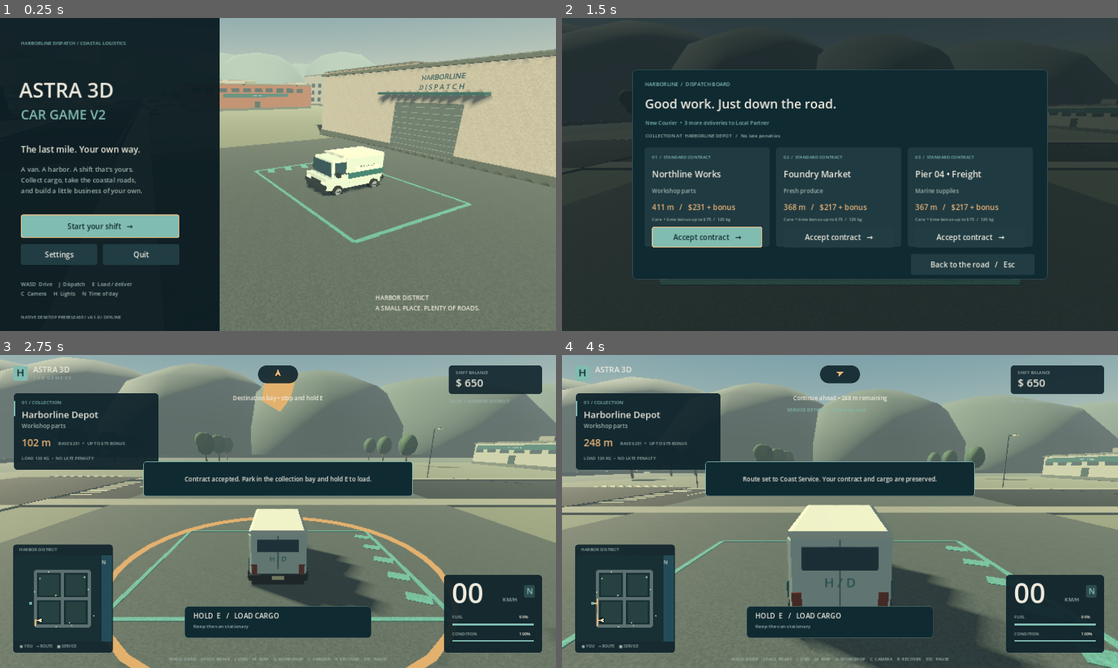
Above: before the commit, frames 1-4 (two rows, left to right).
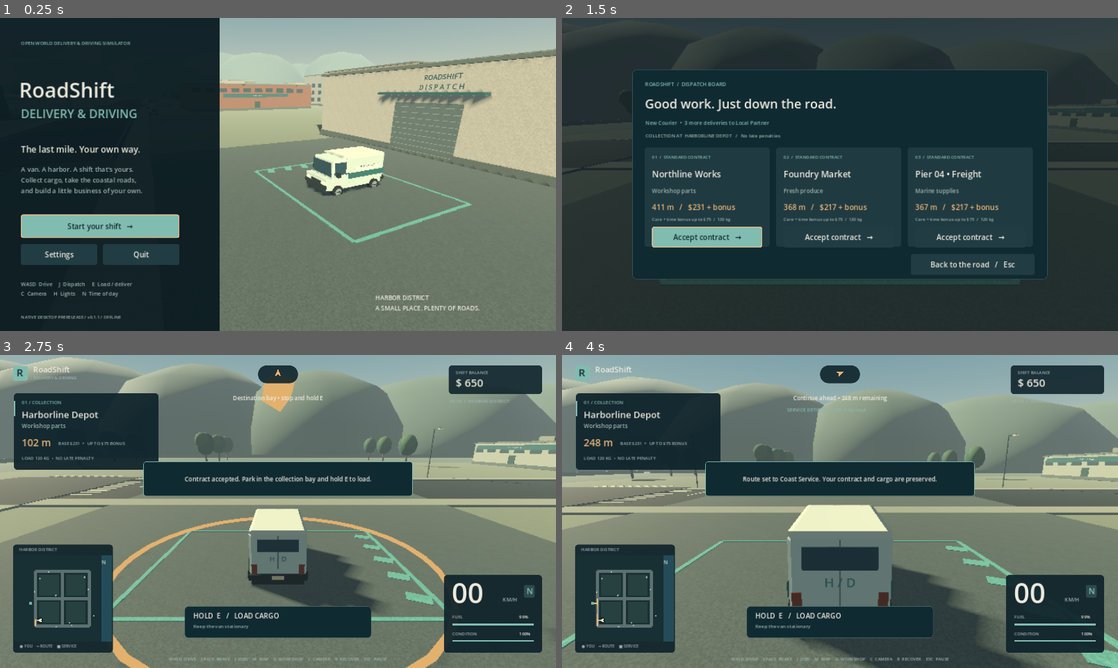
Above: after the commit, the same moments.

Repository: hussnainahmedd/astra-3d-car-game-v2
Game: Godot game, scene res://scenes/main.tscn
Same seed, same stepped clock (60 frames per second), same inputs: the game is played once before the commit and once after it.
Inputs (mouse positions are in pixels of both pictures, inside the frame that each line leads up to):
- Up to frame 1 (0.25 s): no input
- Up to frame 2 (1.5 s): click "Start your shift →" at 0.5 s; tap J (dispatch) at 1.25 s; move the mouse to (962, 158) at 1.27 s; hold D (steer_right) from 1.28 s (still down); hold J (dispatch) from 1.28 s (still down); click (962, 158) at 1.42 s
- Up to frame 3 (2.75 s): tap G (workshop) at 1.52 s; release D (steer_right) at 2 s; release J (dispatch) at 2 s; click "Accept contract →" at 2 s
- Up to frame 4 (4 s): move the mouse to (728, 527) at 2.77 s; hold S (brake) 2.78-3.5 s; tap C (camera) at 2.85 s; tap G (workshop) at 3.02 s; tap J (dispatch) at 3.05 s; click "Set service route" at 3.5 s

The runs differ from the first frame. In frame 1, 1.2% of the frame differs, in the area x 3-84%, y 7-96%; in frame 2, 0.1%; in frame 3, less than 0.1%; in frame 4, less than 0.1%.

Commit message:
Rebrand game as RoadShift and update project documentation

Diff:
--- a/assets/icon.svg
+++ b/assets/icon.svg
@@ -1 +1 @@
-<svg xmlns="http://www.w3.org/2000/svg" width="128" height="128" viewBox="0 0 128 128"><rect width="128" height="128" rx="26" fill="#102b33"/><path d="M26 29h19v27h38V29h19v70H83V73H45v26H26z" fill="#e8eadc"/><path d="M54 88h20v11H54z" fill="#e8a15b"/><path d="M55 29h18v11H55z" fill="#65b7ad"/></svg>
+<svg xmlns="http://www.w3.org/2000/svg" width="128" height="128" viewBox="0 0 128 128"><title>RoadShift</title><rect width="128" height="128" rx="26" fill="#102b33"/><path d="M29 29h39c20 0 31 10 31 26 0 12-6 20-17 24l21 20H78L57 78h-9v21H29zm19 17v16h20c8 0 12-2 12-8s-4-8-12-8z" fill="#e8eadc"/><path d="M52 88h16v11H52z" fill="#e8a15b"/><path d="M53 29h18v9H53z" fill="#65b7ad"/></svg>
--- a/project.godot
+++ b/project.godot
@@ -1,9 +1,10 @@
-; Astra 3D Car Game V2 — native desktop driving and delivery game.
+; RoadShift — Open World Delivery & Driving Simulator.
 config_version=5
 
 [application]
-config/name="Astra 3D Car Game V2"
-config/version="0.1.0"
+config/name="RoadShift"
+config/description="RoadShift — Open World Delivery & Driving Simulator"
+config/version="0.1.1"
 ; Preserve the existing development profile when changing the product name.
 config/use_custom_user_dir=true
 config/custom_user_dir_name="godot/app_userdata/Harborline Dispatch"
--- a/qa/playtest.gd
+++ b/qa/playtest.gd
@@ -187,7 +187,7 @@
 	for i in game.traffic.cars.size():
 		if game.traffic.cars[i].body.position.distance_to(traffic_positions[i]) > 15:
 			ai_moved = true
-	check("AI traffic circulates through the district", ai_moved)
+	check("Traffic circulates through the district", ai_moved)
 	await test_loading_bay_access()
 	await test_traffic_rules()
 	game.vehicle.recover(HarborDistrict.SPAWN, PI / 2)
--- a/scripts/ui/game_ui.gd
+++ b/scripts/ui/game_ui.gd
@@ -96,9 +96,9 @@
 	var progress: ProgressStore = game.progress
 	var missions: DeliveryManager = game.missions
 	_box(hud, Rect2(30, 25, 34, 34), MINT, 5)
-	_text("H", Vector2(38, 25), 24, INK)
-	_text("ASTRA 3D", Vector2(76, 22), 18)
-	_text("C A R  G A M E  V 2", Vector2(77, 46), 10, MUTED)
+	_text("R", Vector2(38, 25), 24, INK)
+	_text("RoadShift", Vector2(76, 22), 18)
+	_text("DELIVERY & DRIVING", Vector2(77, 46), 10, MUTED)
 	_box(hud, Rect2(w - 247, 24, 215, 66), Color(0.06, 0.14, 0.17, 0.9), 8)
 	_text("SHIFT BALANCE", Vector2(w - 231, 34), 10, MUTED)
 	_text("$ %s" % _money(progress.money), Vector2(w - 231, 48), 25)
@@ -295,9 +295,9 @@
 	background.set_anchors_and_offsets_preset(Control.PRESET_LEFT_WIDE)
 	background.offset_right = 506
 	menu.add_child(background)
-	_label(menu, "HARBORLINE DISPATCH / COASTAL LOGISTICS", Vector2(48, 49), Vector2(415, 30), 11, MINT)
-	_label(menu, "ASTRA 3D", Vector2(44, 133), Vector2(440, 65), 47)
-	_label(menu, "CAR GAME V2", Vector2(48, 200), Vector2(410, 50), 30, MINT)
+	_label(menu, "OPEN WORLD DELIVERY & DRIVING SIMULATOR", Vector2(48, 49), Vector2(415, 30), 11, MINT)
+	_label(menu, "RoadShift", Vector2(44, 133), Vector2(440, 65), 47)
+	_label(menu, "DELIVERY & DRIVING", Vector2(48, 200), Vector2(410, 50), 27, MINT)
 	_label(menu, "The last mile. Your own way.", Vector2(48, 288), Vector2(410, 35), 20)
 	_label(menu, "A van. A harbor. A shift that's yours.\nCollect cargo, take the coastal roads,\nand build a little business of your own.", Vector2(48, 337), Vector2(405, 80), 15, MUTED)
 	_button(menu, "Continue shift   →" if game.progress.has_progress else "Start your shift   →", Vector2(48, 452), Vector2(365, 54), game.start_game, true)
@@ -332,7 +332,7 @@
 	screen = "jobs"
 	_backdrop()
 	var panel = _panel((root.size - Vector2(956, 482)) / 2, Vector2(956, 482))
-	_label(panel, "HARBORLINE  /  DISPATCH BOARD", Vector2(29, 24), Vector2(800, 25), 12, MINT)
+	_label(panel, "ROADSHIFT  /  DISPATCH BOARD", Vector2(29, 24), Vector2(800, 25), 12, MINT)
 	_label(panel, "Good work. Just down the road.", Vector2(29, 57), Vector2(800, 46), 29)
 	_label(panel, "%s  •  %s" % [CourierCareer.rank_name(game.progress.completed), CourierCareer.next_goal(game.progress.completed)], Vector2(30, 113), Vector2(885, 27), 12, MINT)
 	if not game.missions.job.is_empty():
--- a/scripts/world/district.gd
+++ b/scripts/world/district.gd
@@ -159,7 +159,7 @@
 	for i in 9:
 		batch.box(Vector3(-89.16, 0.5 + i * 0.48, 116), Vector3(0.04, 0.035, 5.9), Color("9ea8a0"))
 	batch.box(Vector3(-89.5, 5.45, 116), Vector3(0.8, 0.2, 9), TEAL)
-	Geometry.text(self, "HARBORLINE\nD I S P A T C H", Vector3(-89.15, 6.35, 117), 60, 0.009, Color("285554"), -PI / 2)
+	Geometry.text(self, "ROADSHIFT\nD I S P A T C H", Vector3(-89.15, 6.35, 117), 60, 0.009, Color("285554"), -PI / 2)
 	for i in 3:
 		_crates(Vector3(-94, 0.2, 130 + i * 2.2))
 	_building(Vector3(-49, 0, 81), Vector3(28, 11, 28), Color("bca58c"), "PORT AUTHORITY", true)
--- a/tools/make_pack.gd
+++ b/tools/make_pack.gd
@@ -8,7 +8,7 @@
 
 func _initialize() -> void:
 	DirAccess.make_dir_recursive_absolute("res://builds/phase1-linux")
-	var result = packer.pck_start("res://builds/phase1-linux/Harborline.pck.tmp")
+	var result = packer.pck_start("res://builds/phase1-linux/RoadShift.pck.tmp")
 	if result != OK:
 		push_error("Cannot create development pack: %s" % error_string(result))
 		quit(1)
@@ -29,12 +29,12 @@
 		push_error("Development pack was not replaced because packing failed.")
 		quit(1)
 	else:
-		result = DirAccess.rename_absolute(ProjectSettings.globalize_path("res://builds/phase1-linux/Harborline.pck.tmp"), ProjectSettings.globalize_path("res://builds/phase1-linux/Harborline.pck"))
+		result = DirAccess.rename_absolute(ProjectSettings.globalize_path("res://builds/phase1-linux/RoadShift.pck.tmp"), ProjectSettings.globalize_path("res://builds/phase1-linux/RoadShift.pck"))
 		if result != OK:
 			push_error("Could not replace development pack: " + error_string(result))
 			quit(1)
 		else:
-			print("Packed %d runtime files into builds/phase1-linux/Harborline.pck" % count)
+			print("Packed %d runtime files into builds/phase1-linux/RoadShift.pck" % count)
 			quit(0)
 
 func add_directory(path: String) -> void:
Not shown, changed: export_presets.cfg
Not shown, changed: .github/workflows/windows-desktop.yml
Not shown, changed: LICENSE
Not shown, changed: README.md
Not shown, changed: THIRD_PARTY_NOTICES.md
Not shown, changed: docs/ARCHITECTURE.md
Not shown, changed: docs/PLAYING.md
Not shown, changed: docs/PROGRESS.md
Not shown, changed: docs/RELEASING.md
Not shown, changed: docs/TESTING.md
Not shown, changed: docs/releases/v0.1.0.md
Not shown, added: docs/releases/v0.1.1.md
(and 5 more such lines)
